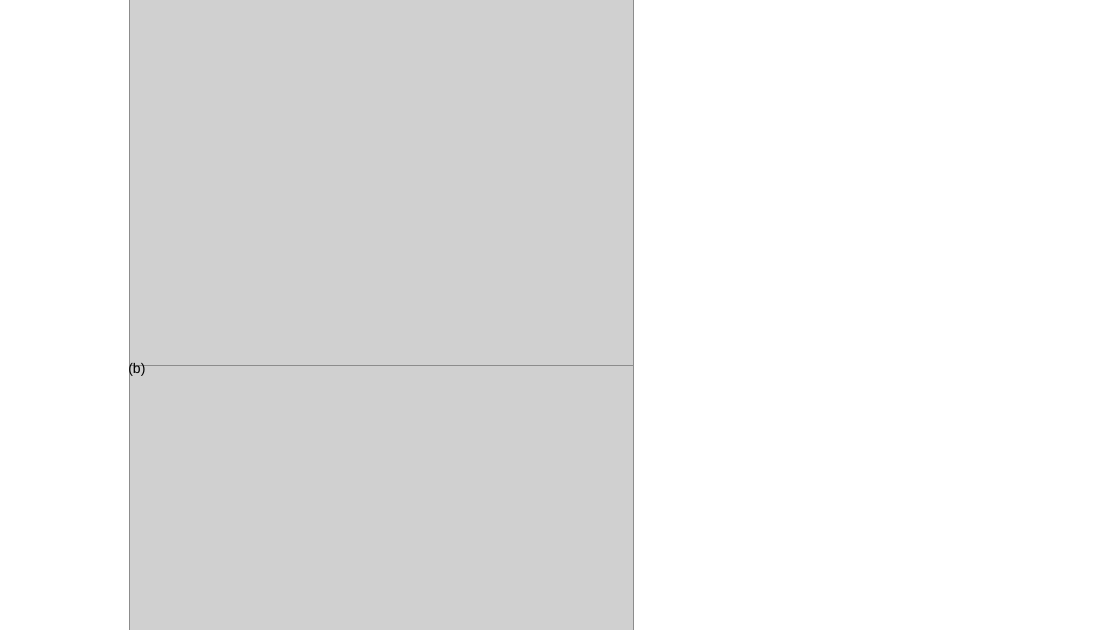
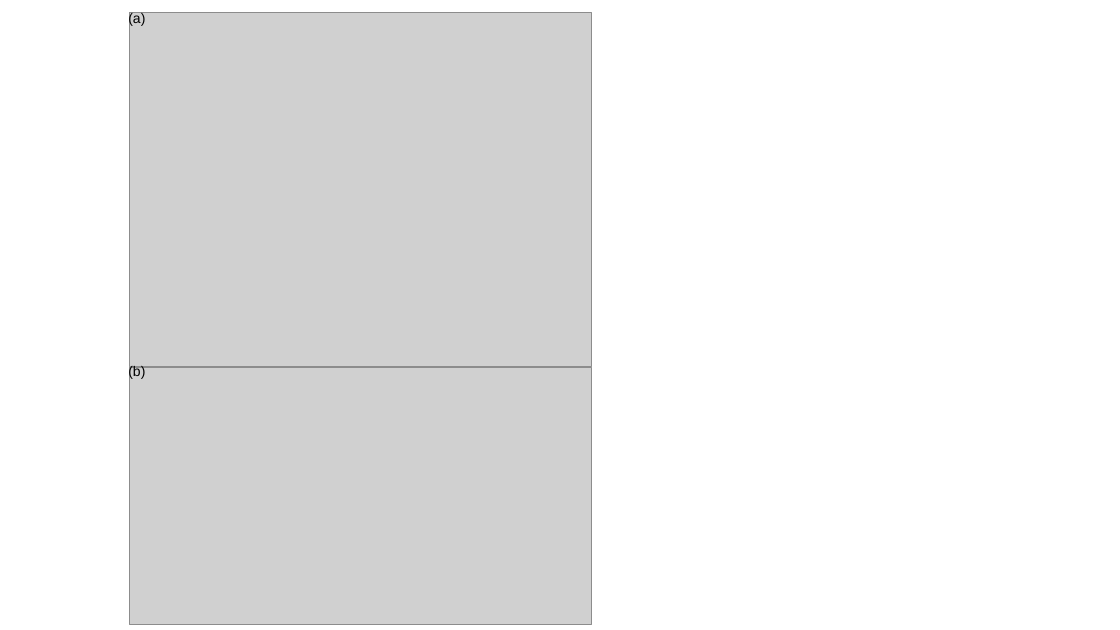
Before and after one commit to dgenkina/Thesis, a slide deck: slide 9 of BEC_DFG figures/RbUpgradesPictures.pptx. Drawn at 1120x630 pixels with LibreOffice and Linux fonts; fonts in the diff are those of the drawing; grey boxes stand for pictures. Boxes give left, top, right and bottom in pixels: in the first picture for what was removed or moved away, otherwise in the second. Text is boxed around its words. In the diff, an @@ line names an element or a change of style, - is before the commit and + after.

```diff
--- a/BEC_DFG figures/RbUpgradesPictures.pptx
+++ b/BEC_DFG figures/RbUpgradesPictures.pptx
@@ rectangle added at [120,0,606,630], fill #FFFFFF, outline #FFFFFF 1 pt @@
@@ text added at [128,12,145,27], 12 pt, text #000000 @@
+(a)
@@ picture: place and size @@
-picture at [129,0,634,365]
+picture at [129,13,592,366]
@@ picture: place and size @@
-picture at [129,365,634,630]
+picture at [129,368,592,624]
```
Also in this commit, not shown: 24 other files.
